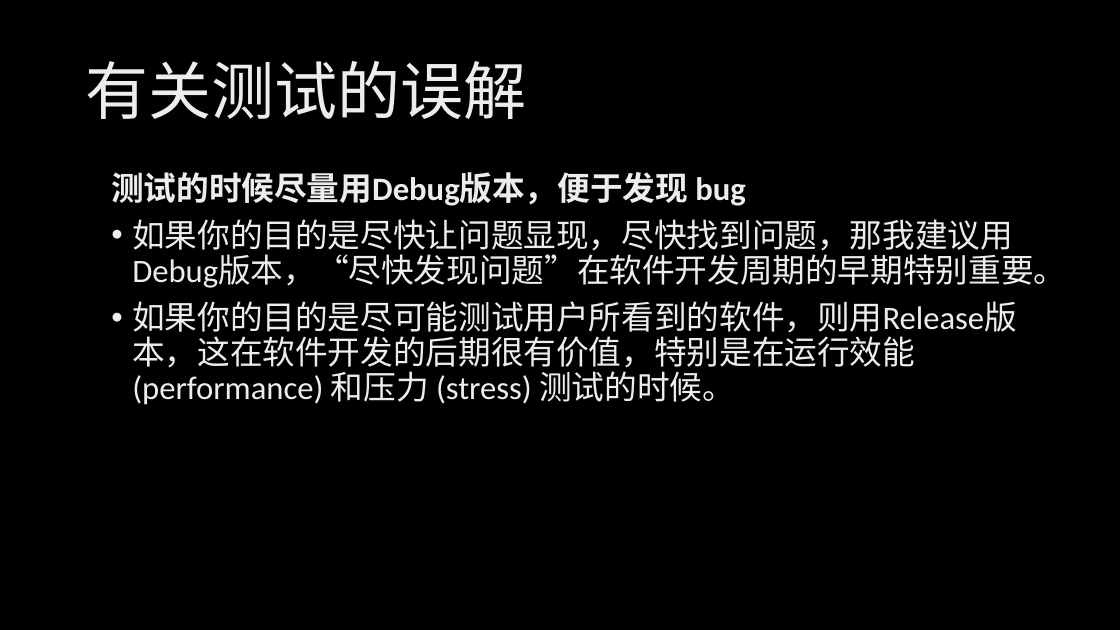
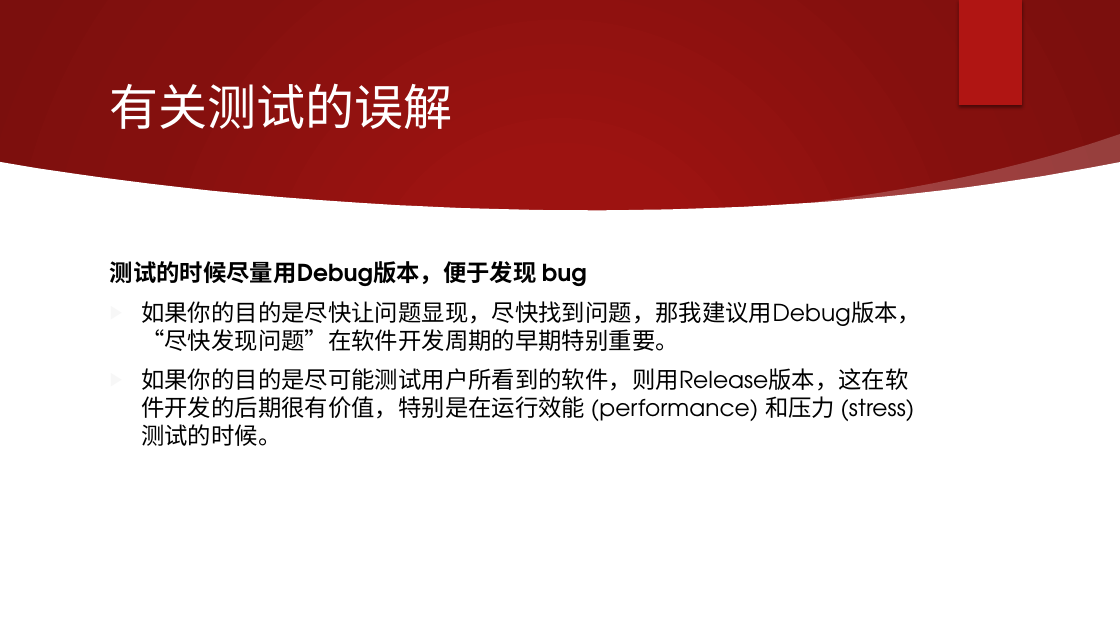
Before and after one commit to xinase/ASE, a slide deck: slide 15 of chapter13/ASE_13_Testing.pptx. Drawn at 1120x630 pixels with LibreOffice and Linux fonts; fonts in the diff are those of the drawing; background and template pictures are left out. Boxes give left, top, right and bottom in pixels: in the first picture for what was removed or moved away, otherwise in the second. Text is boxed around its words. In the diff, an @@ line names an element or a change of style, - is before the commit and + after.

```diff
--- a/chapter13/ASE_13_Testing.pptx
+++ b/chapter13/ASE_13_Testing.pptx
@@ background picture (left out) to #FFFFFF @@
@@ rectangle added at <box>0,0,1120,630</box>, fill gradient #9D1311 to #84100E to #7B0F0D @@
@@ rectangle added at <box>959,0,1022,105</box>, fill #B01513 @@
@@ title "有关测试的误解": place and size @@
-title "有关测试的误解" at <box>85,61,526,119</box>
+title "有关测试的误解" at <box>110,83,453,129</box>
@@ title "有关测试的误解" at <box>110,83,453,129</box>: size 54 to 42 pt, font Calibri to TeX Gyre Adventor, text colour gradient #BFBFBF to #EDEDED to #FFFFFF to #FFFFFF; line spacing 0.9 to 1 @@
@@ freeform shape added at <box>802,134,1120,210</box>, fill #FFFFFF at 20% opacity @@
@@ freeform shape added at <box>0,162,1120,630</box>, fill #FFFFFF @@
@@ ellipse added at <box>791,154,1049,413</box>, fill gradient #F3F3F3 @@
@@ text "测试的时候尽量用Debug版本，便于发现 bug": place and size @@
-text "测试的时候尽量用Debug版本，便于发现 bug" at <box>111,172,1066,405</box>
+text "测试的时候尽量用Debug版本，便于发现 bug" at <box>110,261,921,446</box>
@@ text "测试的时候尽量用Debug版本，便于发现 bug" at <box>110,261,921,446</box>: size 28 to 20 pt, font Calibri to TeX Gyre Adventor, text colour gradient #BFBFBF to #EDEDED to #FFFFFF to #000000; line spacing 0.9 to 1; bullet • to ▶ @@
```
Also in this commit, not shown: 43 other slides changed.
